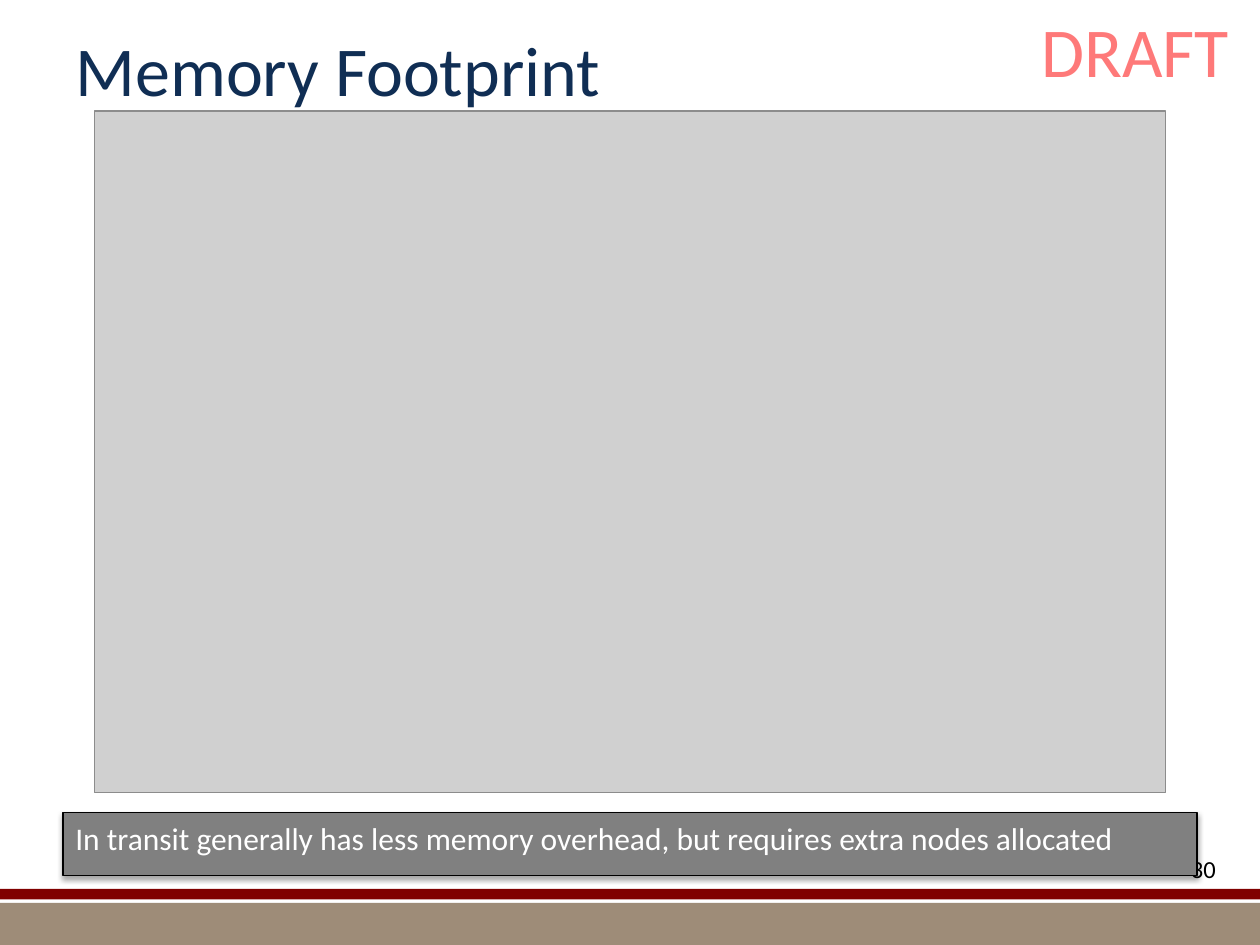
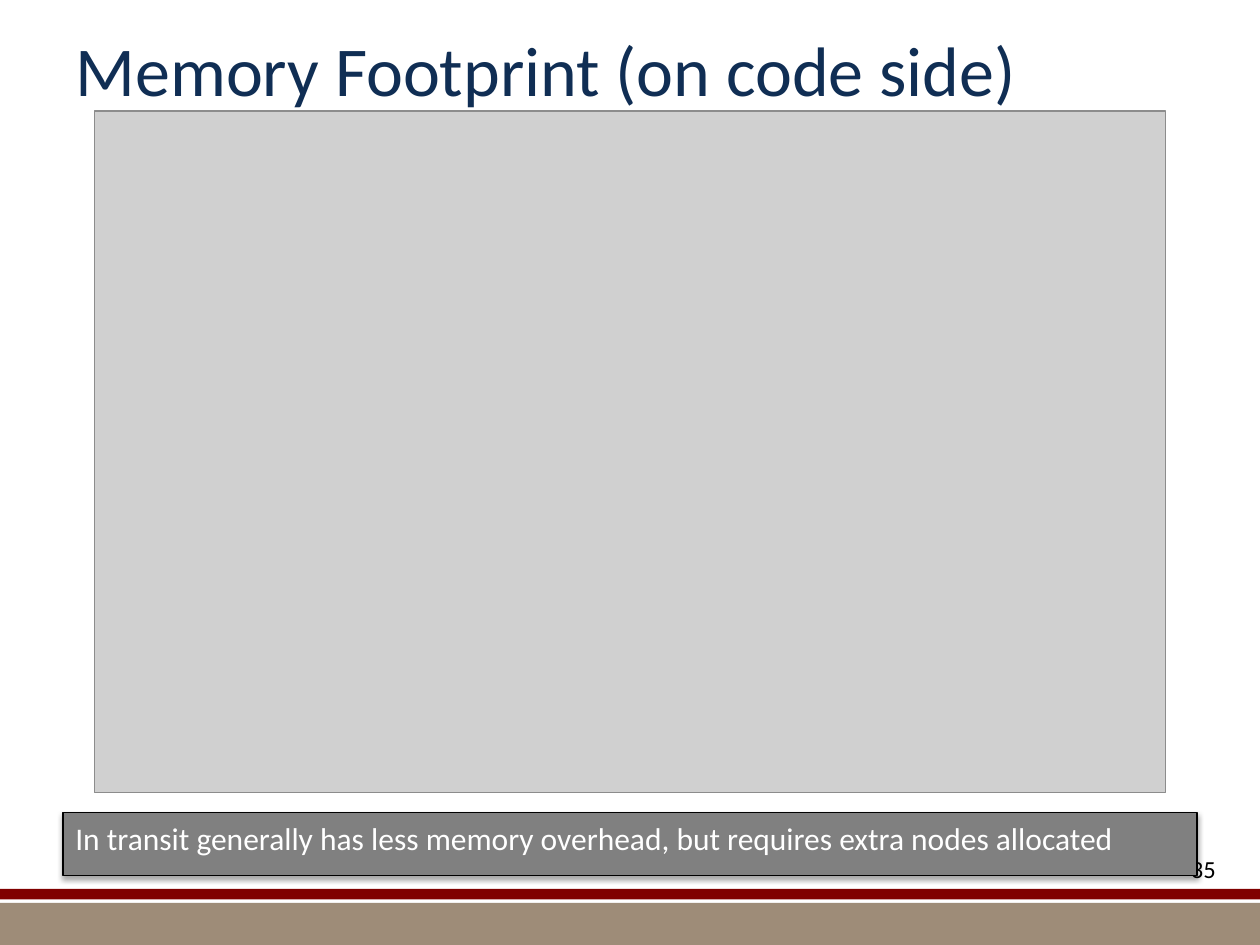
Before and after one commit to kmorel-papers/MilestoneFY13, a slide deck: slide 35 of Summary/SummarySlides.pptx (slide 30 before the commit). Drawn at 1260x945 pixels with LibreOffice and Linux fonts; fonts in the diff are those of the drawing; grey boxes stand for pictures; background and template pictures are left out. Boxes give left, top, right and bottom in pixels: in the first picture for what was removed or moved away, otherwise in the second. Text is boxed around its words. In the diff, an @@ line names an element or a change of style, - is before the commit and + after.

```diff
--- a/Summary/SummarySlides.pptx
+++ b/Summary/SummarySlides.pptx
@@ title at <box>76,45,1015,113</box>: text changed @@
-Memory Footprint
+Memory Footprint (on code side)
@@ text removed at <box>1041,32,1229,77</box> @@
-DRAFT
@@ page number at <box>1191,858,1216,879</box>: text changed @@
-30
+35
```
Also in this commit, not shown: 35 other slides changed, 6 slides added, 2 other files.
